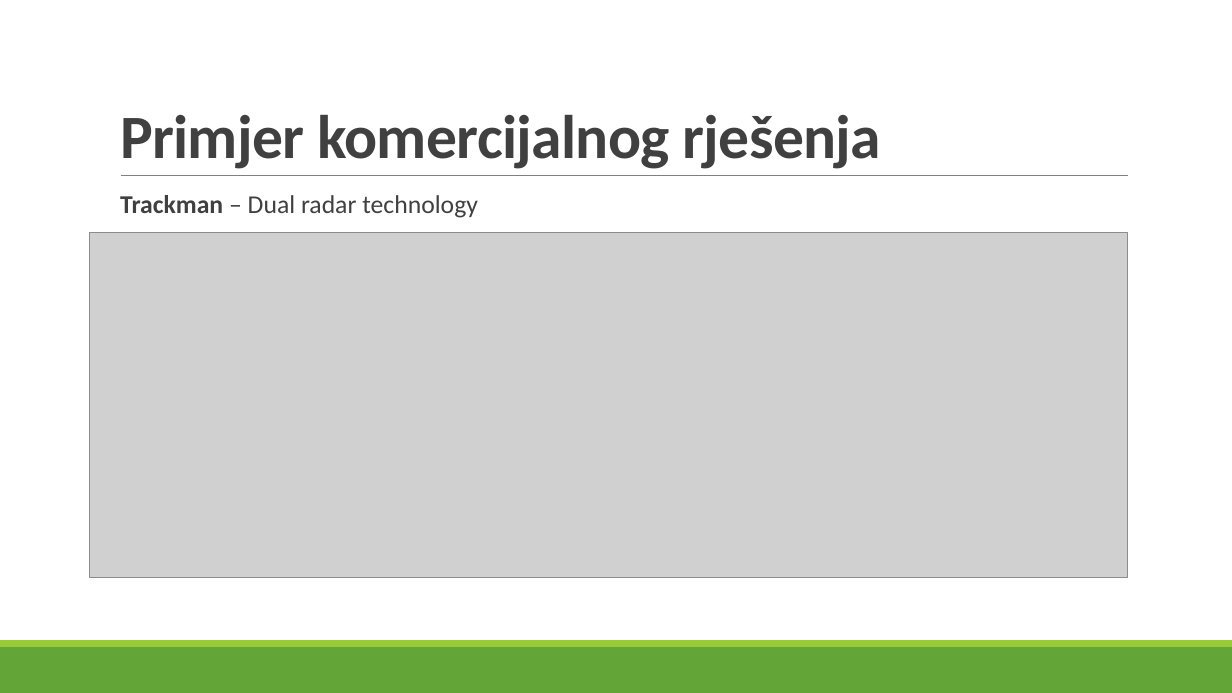
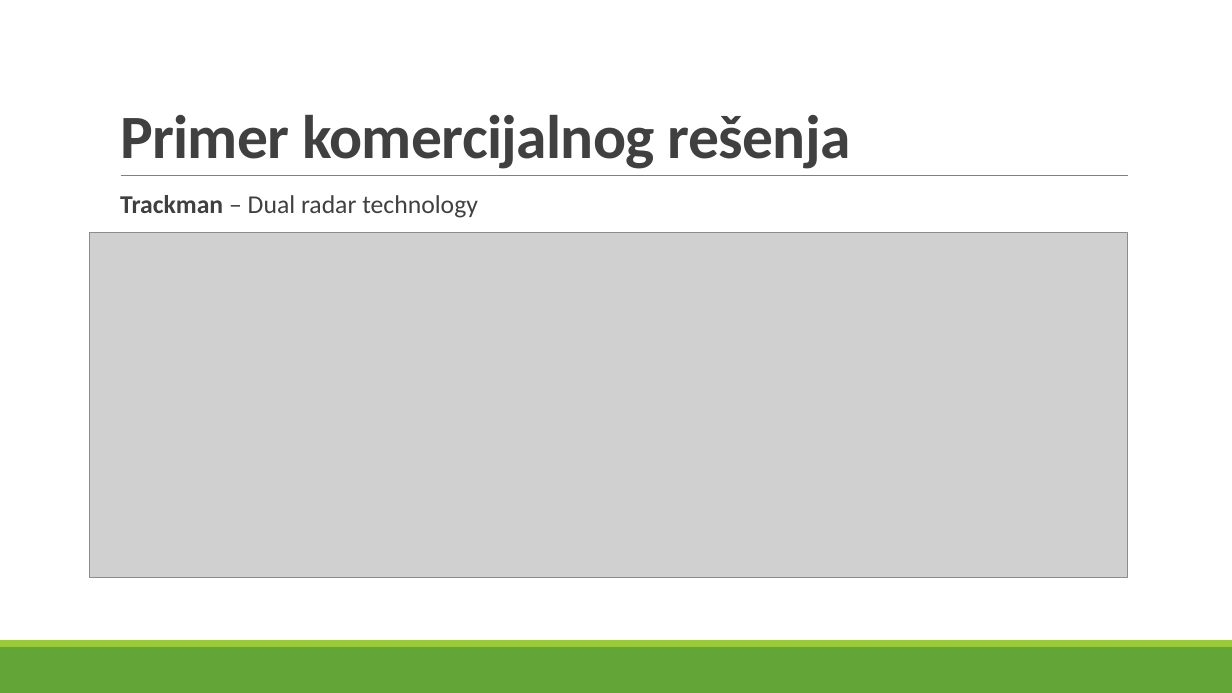
Before and after one commit to ckraisnikovic/softComputing, a slide deck: slide 6 of Detekcija i praćenje golf loptice na golf terenu.pptx. Drawn at 1232x693 pixels with LibreOffice and Linux fonts; fonts in the diff are those of the drawing; grey boxes stand for pictures. Boxes give left, top, right and bottom in pixels: in the first picture for what was removed or moved away, otherwise in the second. Text is boxed around its words. In the diff, an @@ line names an element or a change of style, - is before the commit and + after.

```diff
--- a/Detekcija i praćenje golf loptice na golf terenu.pptx
+++ b/Detekcija i praćenje golf loptice na golf terenu.pptx
@@ title at (x1=120, y1=115, x2=851, y2=169): text changed @@
-Primjer komercijalnog rješenja
+Primer komercijalnog rešenja
```
Also in this commit, not shown: 12 other slides changed, 4 slides added.
